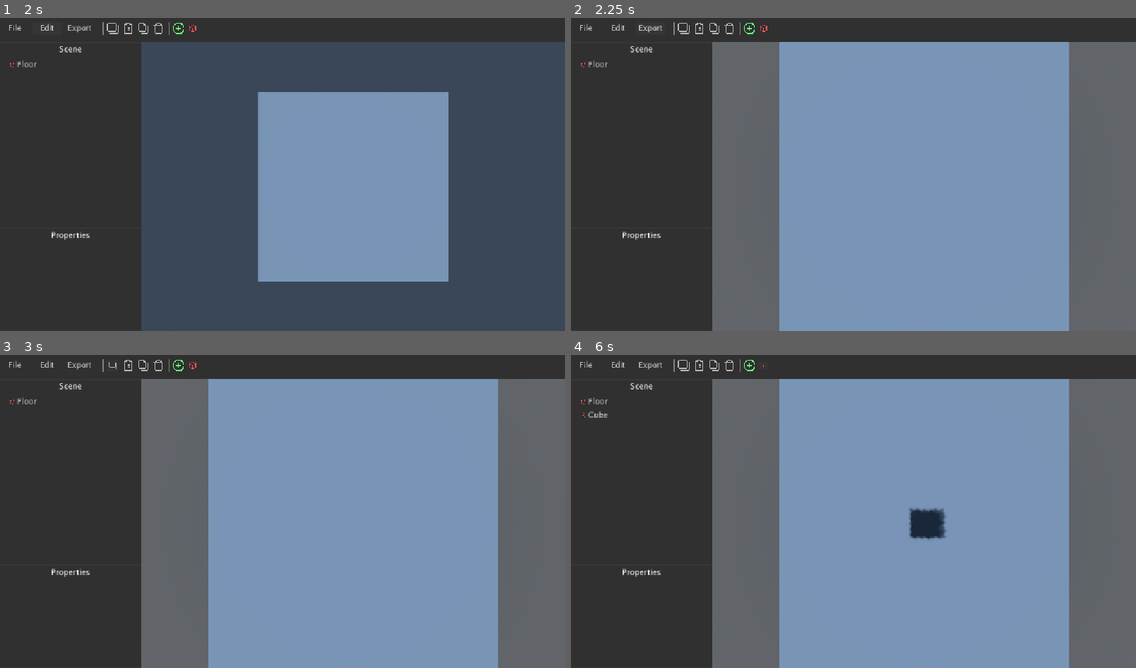
Above: before the commit, frames 1-4 (two rows, left to right).
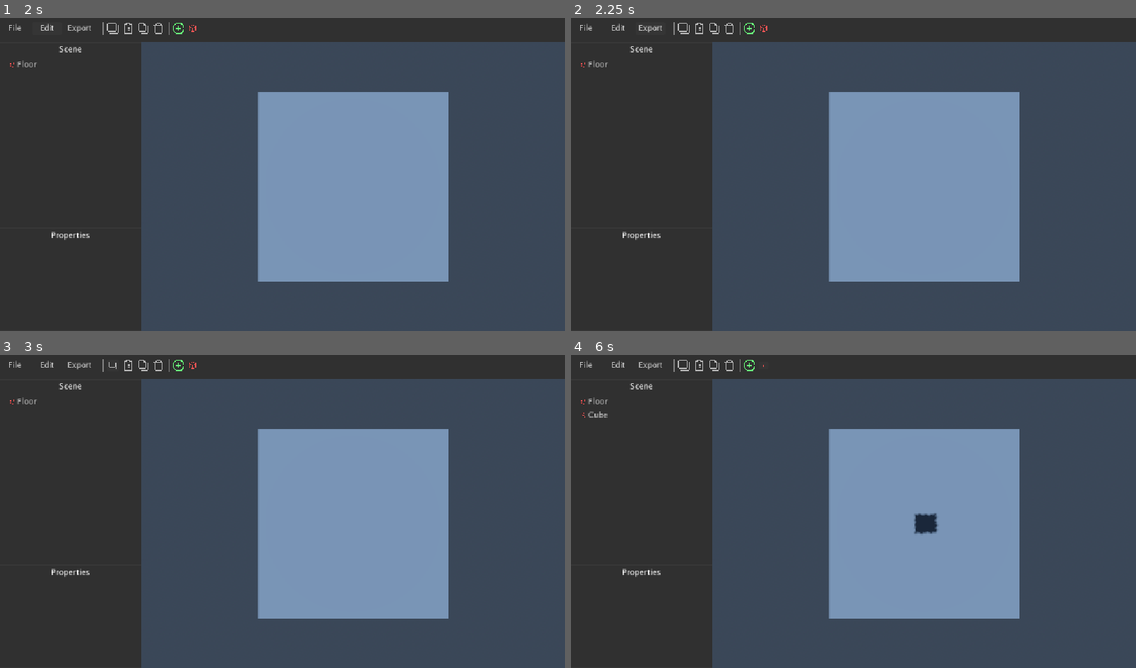
Above: after the commit, the same moments.

Repository: JustTobias31/VoxelisEditor
Game: Godot game, scene res://Main/Editor/UI.tscn
The game is run twice, just before and just after one commit, with the same random seed, the same clock (stepped at 60 frames per second) and the same inputs.
Inputs (mouse positions are in pixels of both pictures, inside the frame that each line leads up to):
- Up to frame 1 (2 s): click "File" at 0.5 s; click "Edit" at 1.25 s
- Up to frame 2 (2.25 s): click "Export" at 2 s
- Up to frame 3 (3 s): click (113, 364) at 2.75 s
- Up to frame 4 (6 s): click (700, 364) at 3.5 s; click (712, 364) at 4.25 s; click (751, 364) at 5 s; click (763, 364) at 5.75 s

Frame 1 is identical in both runs. In frame 2, 49% of the frame differs, in the area x 25-100%, y 7-100%; in frame 3, 49%; in frame 4, 49%.

Commit message:
Enabling camera input while slicing

Diff:
--- a/Main/Editor/Scripts/UI.gd
+++ b/Main/Editor/Scripts/UI.gd
@@ -165,11 +165,11 @@
 	var cam : Camera3D = $Viewport/Viewport/Scene/Camera3D
 	###
 	$Toolbar/Contents/Export.button_down.connect(func():
-		cam.set_meta("inputEnabled",false)
-		cam.projection=Camera3D.PROJECTION_ORTHOGONAL
-		cam.size=100
-		cam.rotation_degrees=Vector3(-90,0,0)
-		cam.position=Vector3(0,100,0)
+		#cam.set_meta("inputEnabled",false)
+		#cam.projection=Camera3D.PROJECTION_ORTHOGONAL
+		#cam.size=100
+		#cam.rotation_degrees=Vector3(-90,0,0)
+		#cam.position=Vector3(0,100,0)
 		var slicer = MeshSlicer.new()
 		cam.add_child(slicer)
 		for i in range(1,1000):
Not shown, changed: export_presets.cfg
